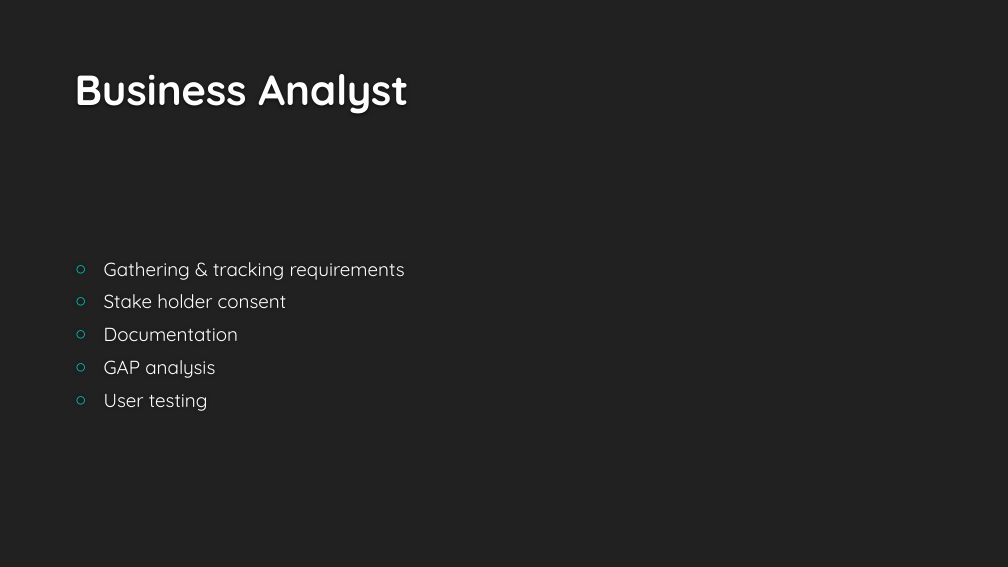
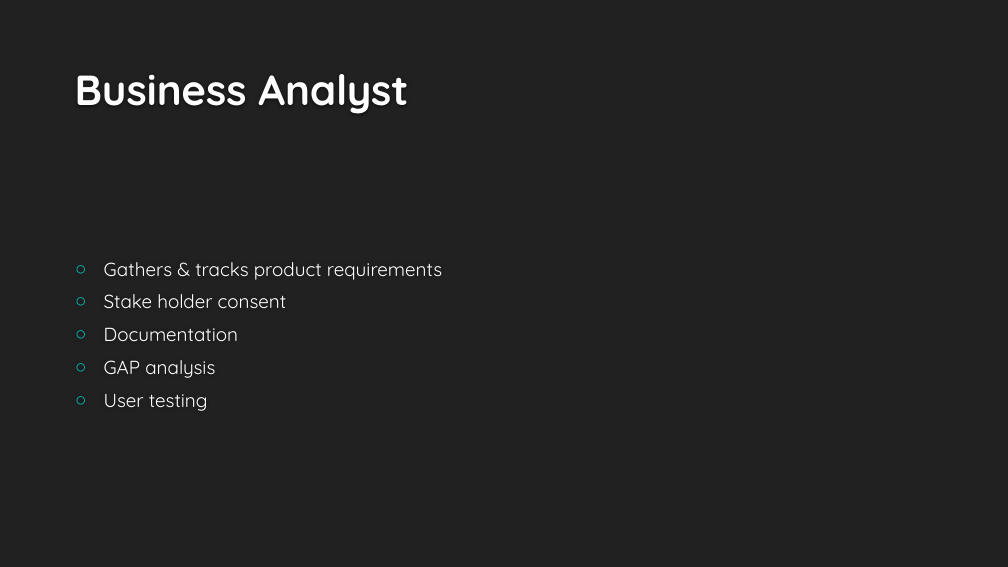
Before and after one commit to hexa-decim8/ISBPM, a slide deck: slide 11 of Class_Materials/Week_3/Day_1/ISBPM w3d1.pptx. Drawn at 1008x567 pixels with LibreOffice and Linux fonts; fonts in the diff are those of the drawing; background and template pictures are left out. Boxes give left, top, right and bottom in pixels: in the first picture for what was removed or moved away, otherwise in the second. Text is boxed around its words. In the diff, an @@ line names an element or a change of style, - is before the commit and + after.

```diff
--- a/Class_Materials/Week_3/Day_1/ISBPM w3d1.pptx
+++ b/Class_Materials/Week_3/Day_1/ISBPM w3d1.pptx
@@ text at [104,262,442,280]: text changed @@
-○ Gathering & tracking requirements
+○ Gathers & tracks product requirements
```
Also in this commit, not shown: 2 other slides changed, 29 other files.
